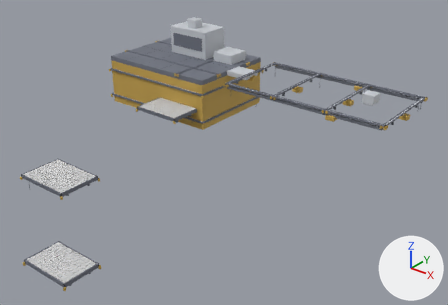
Before and after pictures for a commit that changed the glTF model models/m4/p0_m3.glb.
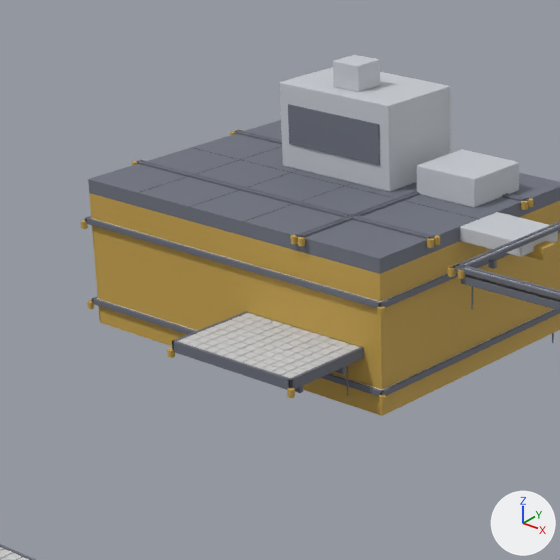
Old and new are each drawn whole from a 50 mm camera at (54.1, 54.5, 81.7) aimed at (15.1, 103.3, 51.4) and again close up on the part from 19% to 58% of the width and 0% to 57% of the height. The lights are fixed; the arrows at lower right show +X, +Y and +Z. The last two pictures show the newer version. Vertices at exactly the same position are counted once.

The older version as bpy lines, for what is in view:
```python
me_p0_m3 = bpy.data.meshes.new('p0_m3')
me_p0_m3.from_pydata(...)  # 19508 vertices, 30656 faces; spans x -8.4..31.5, y 81.7..120.4, z 43.2..61.7
# faces by material slot: [644, 264, 56, 2644, 2348, 2272, 22416, 12]
me_p0_m3.materials.append(mat_m4__tank_003)  # light grey #c8ccd3
me_p0_m3.materials.append(mat_black_006)  # black #191d21
me_p0_m3.materials.append(mat_m4__platform_003)  # grey #6f737f
me_p0_m3.materials.append(mat_m4__rack_004)  # yellow #c7a44d
me_p0_m3.materials.append(mat_m4__monolith_006)  # grey #6a6e7a
me_p0_m3.materials.append(mat_m4__pipe_006)  # grey #6a6f79
me_p0_m3.materials.append(mat_m4__solar_003)  # light grey #d0d0d0
me_p0_m3.materials.append(mat_emit_accent_001)  # pale yellow #fffbe6, glowing pale yellow #fffbe6
ob_p0_m3 = bpy.data.objects.new('p0_m3', me_p0_m3)
ob_p0_m3.location = (0.0, 0.0, 0.0)
```
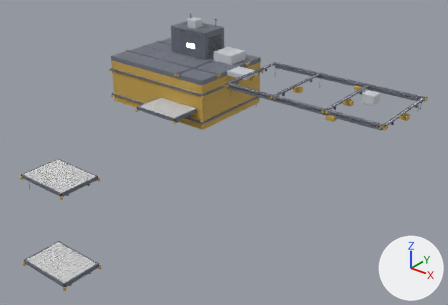
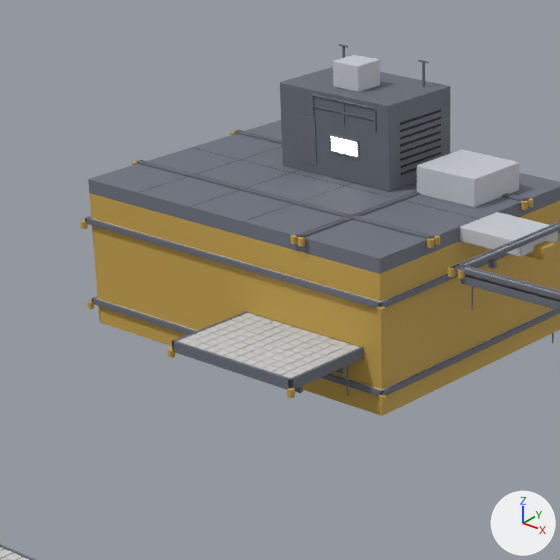
Pixel boxes [x1, y1, x2, y2] of what changed, in the close-ups (560 x 560 px; the box of a moved part takes in the faces that stretch with it):
'p0_m3', reshaped
    before: [0, 55, 560, 560]
    after: [0, 44, 560, 560]
part 1 of me_p0_m3, added
    after: [401, 152, 441, 168]
part 2 of me_p0_m3, added
    after: [400, 145, 441, 161]
part 3 of me_p0_m3, added
    after: [400, 138, 441, 154]
part 4 of me_p0_m3, added
    after: [400, 131, 441, 147]
part 5 of me_p0_m3, added
    after: [400, 124, 441, 139]
part 6 of me_p0_m3, added
    after: [400, 117, 441, 132]
part 7 of me_p0_m3, added
    after: [400, 110, 441, 125]
part 8 of me_p0_m3, added
    after: [312, 94, 375, 109]
part 9 of me_p0_m3, moved or reshaped
    before: [288, 104, 380, 165]
    after: [312, 94, 314, 118]
part 10 of me_p0_m3, added
    after: [374, 108, 376, 132]
part 11 of me_p0_m3, added
    after: [313, 106, 374, 120]
part 12 of me_p0_m3, added
    after: [297, 114, 317, 165]
part 13 of me_p0_m3, added
    after: [330, 133, 360, 159]
part 14 of me_p0_m3, added
    after: [422, 62, 425, 87]
part 15 of me_p0_m3, added
    after: [331, 136, 357, 157]
part 16 of me_p0_m3, recoloured (light grey to grey)
    both: [280, 67, 450, 192]

The edits, one by one:
Material 'm4__wall.004' (mat_m4__wall_004) is new.
Its base color is (0.14, 0.157, 0.19) (grey #696e79).
Its roughness is 0.7.
Material 'emit_lamp.004' (mat_emit_lamp_004) is new.
Its base color is (1.0, 0.92, 0.8) (pale yellow #fff6e7).
Its emission color is (1.0, 0.92, 0.8) (pale yellow #fff6e7).
Its emission strength is 6.0.
me_p0_m3 is used by ob_p0_m3; location (0.0, 0.0, 0.0).
me_p0_m3 had 19508 vertices, 30656 faces and spanned x -8.4..31.5, y 81.7..120.4, z 43.2..61.7.
me_p0_m3 now has 19828 vertices, 31184 faces and spans x -8.4..31.5, y 81.7..120.4, z 43.2..61.7.
me_p0_m3 part 1: a new loose piece, a box spanning x 3.0..3.04, y 115.2..117.8, z 57.86..57.94, in mat_black_006 (black #191d21).
me_p0_m3 part 2: a new loose piece, a box spanning x 3.0..3.04, y 115.2..117.8, z 58.16..58.24, in mat_black_006 (black #191d21).
me_p0_m3 part 3: a new loose piece, a box spanning x 3.0..3.04, y 115.2..117.8, z 58.46..58.54, in mat_black_006 (black #191d21).
me_p0_m3 part 4: a new loose piece, a box spanning x 3.0..3.04, y 115.2..117.8, z 58.76..58.84, in mat_black_006 (black #191d21).
me_p0_m3 part 5: a new loose piece, a box spanning x 3.0..3.04, y 115.2..117.8, z 59.06..59.14, in mat_black_006 (black #191d21).
me_p0_m3 part 6: a new loose piece, a box spanning x 3.0..3.04, y 115.2..117.8, z 59.36..59.44, in mat_black_006 (black #191d21).
me_p0_m3 part 7: a new loose piece, a box spanning x 3.0..3.04, y 115.2..117.8, z 59.66..59.74, in mat_black_006 (black #191d21).
me_p0_m3 part 8: a new loose piece, an 8-sided cylinder along x spanning x -1.1..2.3, y 114.435..114.505, z 60.335..60.405, in mat_m4__platform_003 (grey #6f737f).
me_p0_m3 part 9: the loose piece of 24 vertices spanning x -2.5..2.5, y 114.4..114.5, z 58.1..59.8 is scaled about its middle by (0.00935, 0.879, 0.583), then moved by (-1.1, 0.0, 1.0).
me_p0_m3 part 10: the loose piece of 24 vertices spanning x -2.5..2.5, y 114.4..114.5, z 58.1..59.8 is copied, and the copy is scaled about its middle by (0.00935, 0.879, 0.583), then moved by (2.3, 0.0, 1.0); it spans x 2.3, y 114.4..114.5, z 59.4..60.4.
me_p0_m3 part 11: a new loose piece, an 8-sided cylinder along x spanning x -1.1..2.3, y 114.445..114.495, z 59.875..59.925, in mat_m4__platform_003 (grey #6f737f).
me_p0_m3 part 12: the loose piece of 24 vertices spanning x -2.5..2.5, y 114.4..114.5, z 58.1..59.8 is copied, and the copy is scaled about its middle by (-0.198, -0.672, -1.17), then moved by (-1.5, 0.0, -0.5), in mat_m4__monolith_006 (grey #6a6e7a); it spans x -2.0..-1.0, y 114.5, z 57.4..59.4.
me_p0_m3 part 13: the loose piece of 24 vertices spanning x -2.5..2.5, y 114.4..114.5, z 58.1..59.8 is copied, and the copy is scaled about its middle by (-0.318, -0.857, -0.465), then moved by (0.6, 0.0, -0.4), in mat_m4__monolith_006 (grey #6a6e7a); it spans x -0.2..1.4, y 114.4..114.5, z 58.1..58.9.
me_p0_m3 part 14: a new loose piece, an 8-sided cylinder along z spanning x 2.14..2.26, y 117.64..117.76, z 60.2..61.6, in mat_m4__pipe_006 (grey #6a6f79).
me_p0_m3 part 15: a new loose piece, a box spanning x -0.1..1.3, y 114.43..114.47, z 58.2..58.8, in mat_emit_lamp_004 (pale yellow #fff6e7, glowing pale yellow #fff6e7).
me_p0_m3 part 16: 44 faces spanning x -3.0..3.0, y 114.5..118.5, z 57.0..60.6 switch from mat_m4__tank_003 (light grey #c8ccd3) to mat_m4__wall_004 (grey #696e79).
Other edits to the shape of me_p0_m3 do not show in these pictures.
me_p0_m3 gains material mat_emit_lamp_004 (pale yellow #fff6e7, glowing pale yellow #fff6e7).
